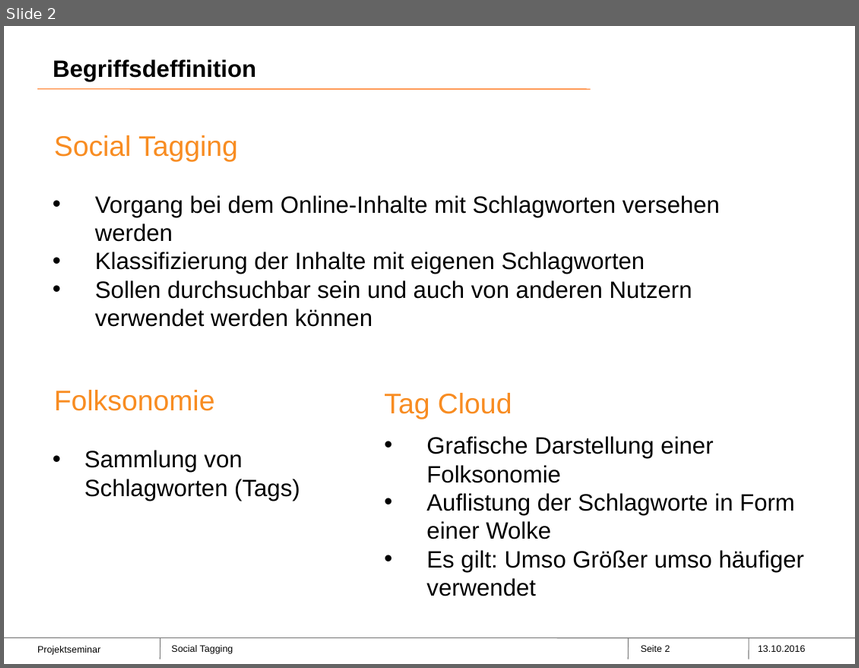
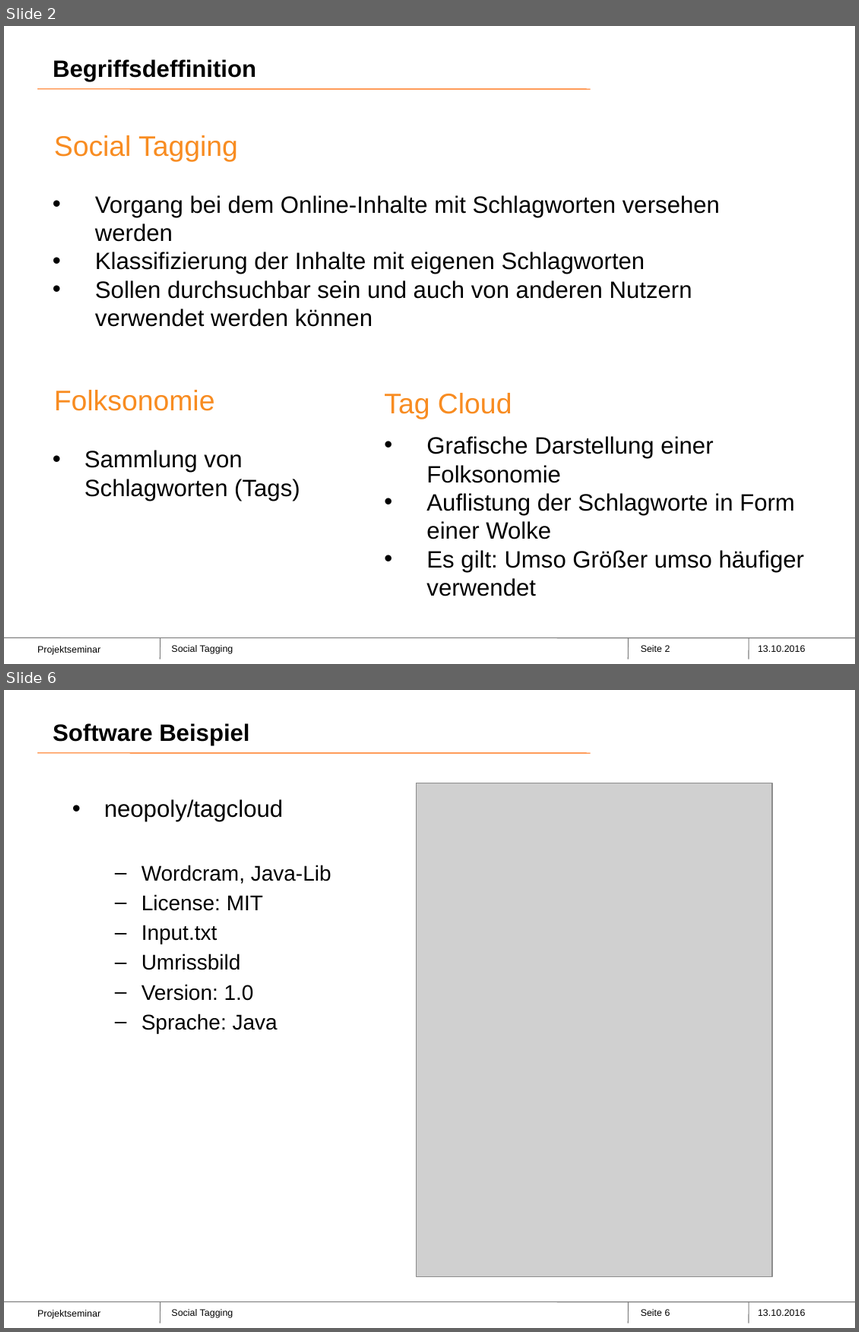
Before and after one commit to Stephie91/Projektseminar, a slide deck: praesentationen/socialtagging.pptx. Shown one above the other, each under a label of ours: slide 2 before the commit, slides 2 and 6 after it; the slides between them are not shown. The pictures are 859x668 and 859x1332 pixels, drawn with LibreOffice and Linux fonts; fonts in the diff are those of the drawing; grey boxes stand for pictures; background and template pictures are left out. Boxes give left, top, right and bottom in pixels: in the first picture for what was removed or moved away, otherwise in the second. Text is boxed around its words. In the diff, an @@ line names an element or a change of style, - is before the commit and + after.

```diff
--- a/praesentationen/socialtagging.pptx
+++ b/praesentationen/socialtagging.pptx
@@ slide 6 added at [4,690,855,1328], background #FFFFFF; not listed: 9 template elements that a slide beside it also shows @@
@@ title added at [53,723,249,745], 20 pt, text #000000, bold @@
+Software Beispiel
@@ text added at [104,799,332,1034], 18 pt, text #000000 @@
+• neopoly/tagcloud
+  – Wordcram, Java-Lib
+  – License: MIT
+  – Input.txt
+  – Umrissbild
+  – Version: 1.0
+  – Sprache: Java
@@ picture added at [416,783,772,1277] @@
```
Also in this commit, not shown: 2 slides changed, 2 other slides added, 2 other files.
